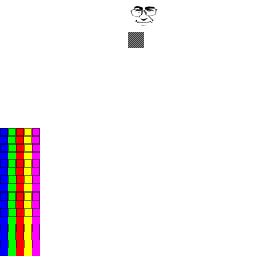
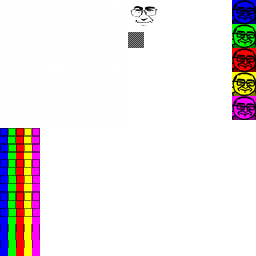
Layer changes from the first w=256, h=256 image to the second:
added layer "貼り付けられたレイヤー #12" above "貼り付けられたレイヤー #11" over [232, 0, 256, 120]
added layer "貼り付けられたレイヤー #11" above "貼り付けられたレイヤー #10" over [232, 96, 256, 120]
added layer "貼り付けられたレイヤー #10" above "貼り付けられたレイヤー #9" over [232, 72, 256, 96]
added layer "貼り付けられたレイヤー #9" above "貼り付けられたレイヤー #8" over [232, 48, 256, 72]
added layer "貼り付けられたレイヤー #8" above "貼り付けられたレイヤー #7" over [232, 24, 256, 48]
added layer "貼り付けられたレイヤー #7" above "chr000.bmp コピー" over [232, 0, 256, 24]
